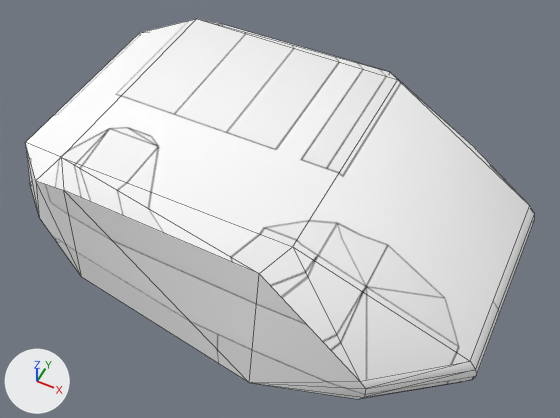
The OBJ model models/item/armor/multi_left_boot.obj, before and after one commit.
Before and after are seen from a 50 mm lens placed at (3.79, -6.91, 9.06), pointed at (0.53, -0.39, 0.91). Every picture has the same lights, and +X, +Y and +Z are marked at lower left. Mesh edges are drawn as thin lines. Where no turn or scale is listed for an object, it has been applied to the vertices.

Script lines for the objects in view, before the commit:
```python
mat_none_008 = principled_material('None.008')
mat_none_008.texture = img_multi_left_boot
mat_none_008.roughness = 1.0
me_left_cube_cube_007 = bpy.data.meshes.new('left_Cube_Cube.007')
me_left_cube_cube_007.from_pydata(...)  # 46 vertices, 74 faces; spans x -2.9..3.78, y -2.6..2.2, z 0.0..2.2
me_left_cube_cube_007.materials.append(mat_none_008)  # picture img_multi_left_boot
ob_left_cube_cube_007 = bpy.data.objects.new('left_Cube_Cube.007', me_left_cube_cube_007)
ob_left_cube_cube_007.location = (0.0, 0.0, 0.0)
```
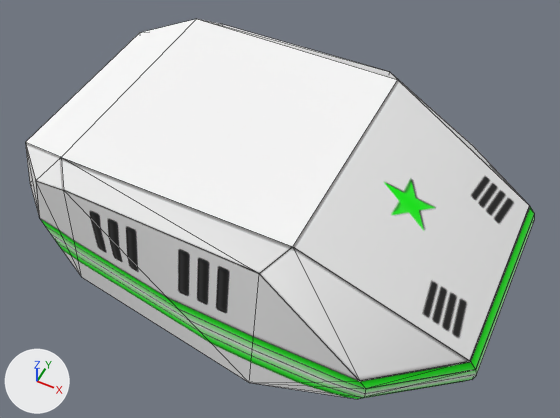
Patch to the scene script:
```diff
--- a/models/item/armor/multi_left_boot.obj.py
+++ b/models/item/armor/multi_left_boot.obj.py
@@ img_multi_boot @@
+img_multi_boot = load_image('multi_boot', '../../../textures/armors/multi_boot.png', 1024, 1024, 'sRGB')
@@ mat_none_008 @@
 mat_none_008 = principled_material('None.008')
-mat_none_008.texture = img_multi_left_boot
+mat_none_008.texture = img_multi_boot
 mat_none_008.roughness = 1.0
@@ me_left_cube_cube_007 @@
 me_left_cube_cube_007.from_pydata(...)  # 46 vertices, 74 faces; spans x -2.9..3.78, y -2.6..2.2, z 0.0..2.2
 # used by ob_left_cube_cube_007; location = (0.0, 0.0, 0.0)
+# me_left_cube_cube_007 part 1: 74 kept faces spanning x -2.9..3.78, y -2.6..2.2, z 0.0..2.2 get new texture (UV) coordinates
 me_left_cube_cube_007.materials.append(mat_none_008)
```

What differs and where, as boxes [x1, y1, x2, y2] in the pictures (560 x 418 px):
'left_Cube_Cube.007', surface changed: [25, 19, 535, 399] in both
